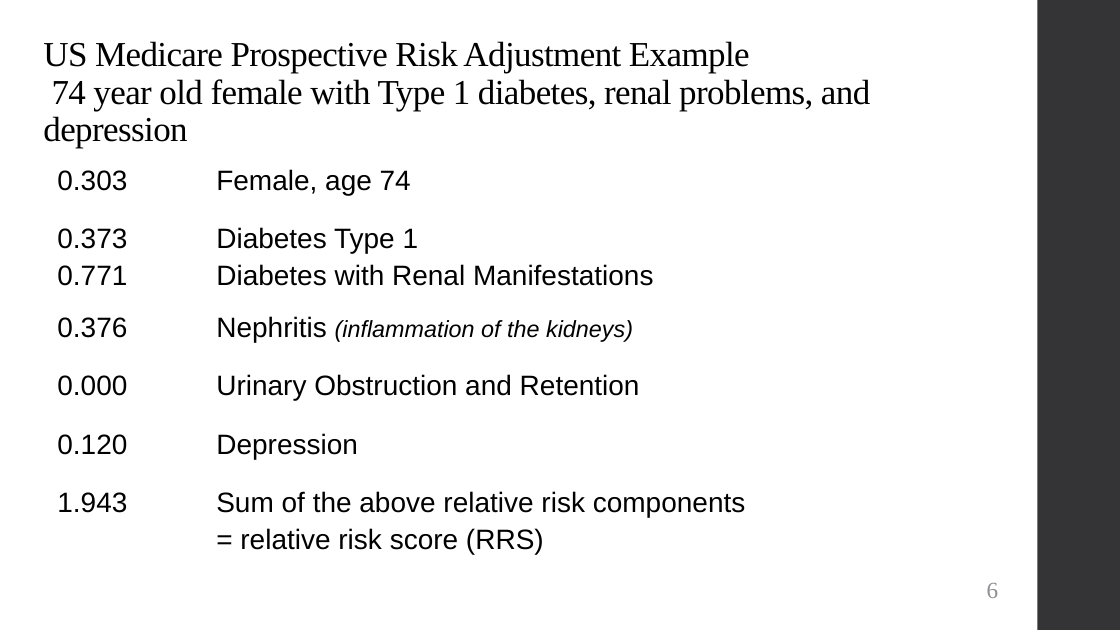
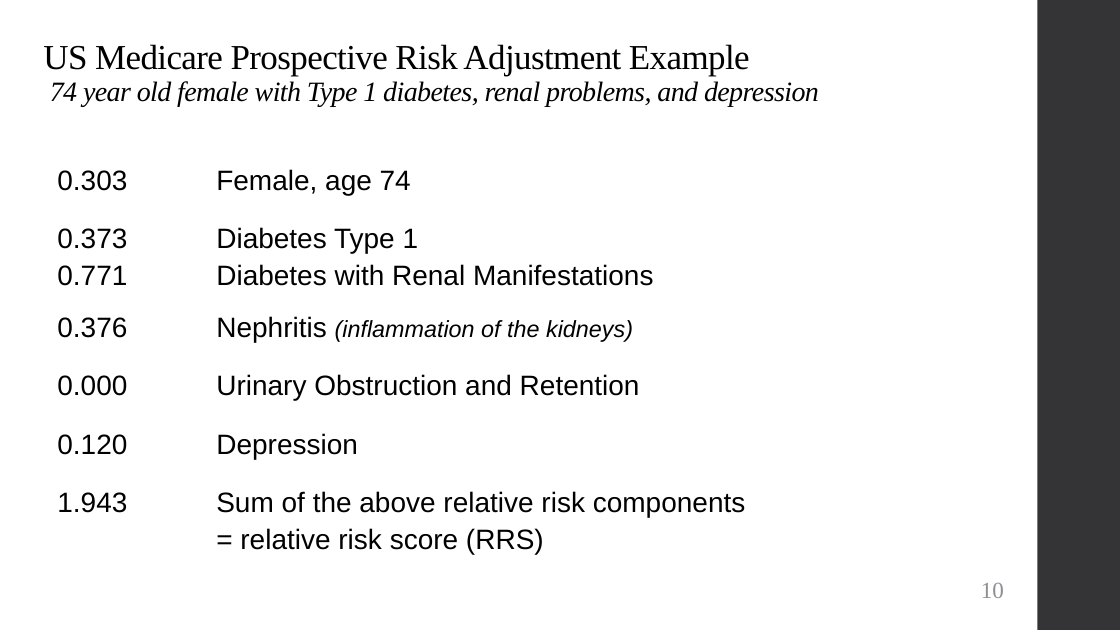
Before and after one commit to alex-hoagland/HAD6750H, a slide deck: slide 10 of Lecture07_QualityCompetition/Slides_RA_QualityCompetition_2023W.pptx (slide 6 before the commit). Drawn at 1120x630 pixels with LibreOffice and Linux fonts; fonts in the diff are those of the drawing. Boxes give left, top, right and bottom in pixels: in the first picture for what was removed or moved away, otherwise in the second. Text is boxed around its words. In the diff, an @@ line names an element or a change of style, - is before the commit and + after.

```diff
--- a/Lecture07_QualityCompetition/Slides_RA_QualityCompetition_2023W.pptx
+++ b/Lecture07_QualityCompetition/Slides_RA_QualityCompetition_2023W.pptx
@@ title "US Medicare Prospective Risk Adjustment ..." at bbox=[43, 44, 819, 107]: size 30 to 24 pt, italic on in "74 year old female with Type 1 ..." @@
@@ page number at bbox=[981, 583, 1004, 598]: text changed @@
-6
+10
```
Also in this commit, not shown: 8 other slides changed, 6 slides added, 4 slides removed, 8 other files.
